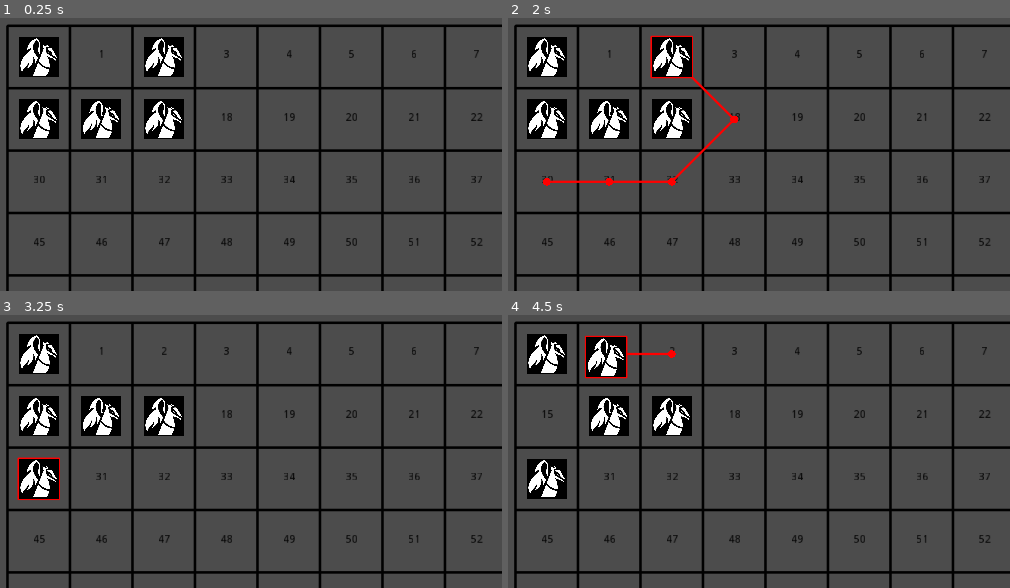
Above: before the commit, frames 1-4 (two rows, left to right).
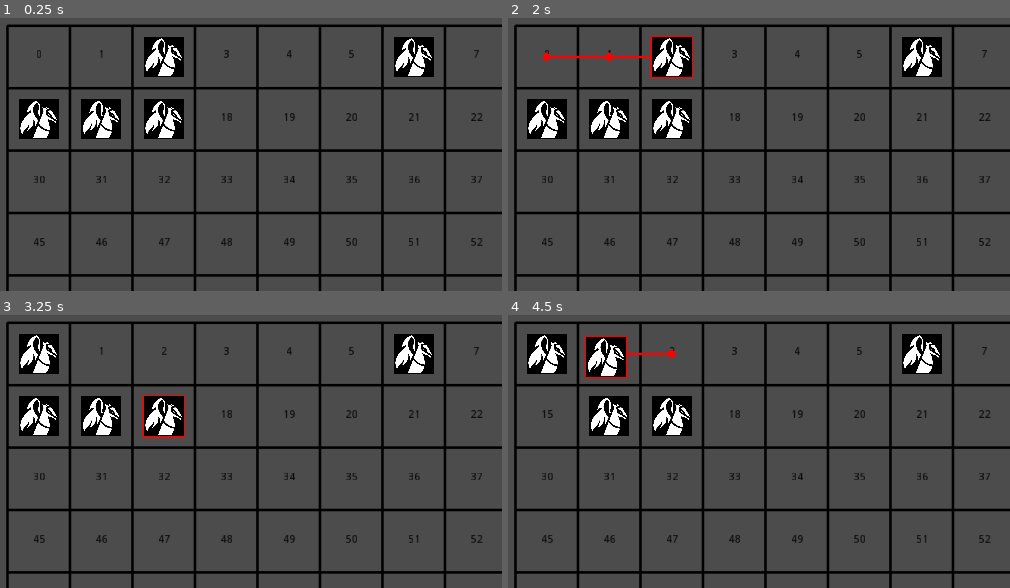
Above: after the commit, the same moments.

Repository: Loregret/godot-turn-based-template
Game: Godot game, scene res://objects/battle/Battle.tscn
Two runs of this game, one before a commit and one after it. Both use one fixed random seed, a clock stepped at 60 frames per second and the inputs below.
Inputs (mouse positions are in pixels of both pictures, inside the frame that each line leads up to):
- Up to frame 1 (0.25 s): no input
- Up to frame 2 (2 s): tap Enter at 0.5 s; drag from (548, 56) to (673, 119) at 0.52 s; tap Space at 1.25 s; drag from (673, 56) to (548, 119) at 1.27 s
- Up to frame 3 (3.25 s): move the mouse to (100, 416) at 2.02 s; hold Right (ui_right) 2.03-2.75 s; click (100, 416) at 2.1 s; drag from (165, 416) to (outside the picture) at 2.77 s
- Up to frame 4 (4.5 s): tap Enter at 3.5 s; drag from (548, 416) to (648, 353) at 3.52 s; drag from (outside the picture) to (608, 416) at 4.27 s

The runs differ from the first frame. In frame 1, 2.3% of the frame differs, in the area x 3-87%, y 6-22%; in frame 2, 3.1%, in the area x 3-87%, y 6-62%; in frame 3, 2.7%; in frame 4, 2.3%.

Commit message:
units with -1 index now place themself to position on grid at start

Diff:
--- a/objects/battle/Battle.tscn
+++ b/objects/battle/Battle.tscn
@@ -40,29 +40,29 @@
 }
 
 [node name="Unit" parent="Grid/Units" instance=ExtResource( 5 )]
-position = Vector2( 40, 40 )
+position = Vector2( 520, 40 )
 grid_path = NodePath("../..")
-index_on_grid = 0
+index_on_grid = -1
 
 [node name="Unit2" parent="Grid/Units" instance=ExtResource( 5 )]
 position = Vector2( 200, 40 )
 grid_path = NodePath("../..")
-index_on_grid = 2
+index_on_grid = -1
 
 [node name="Unit3" parent="Grid/Units" instance=ExtResource( 5 )]
-position = Vector2( 120, 116 )
+position = Vector2( 120, 120 )
 grid_path = NodePath("../..")
-index_on_grid = 16
+index_on_grid = -1
 
 [node name="Unit5" parent="Grid/Units" instance=ExtResource( 5 )]
-position = Vector2( 186, 121 )
+position = Vector2( 200, 120 )
 grid_path = NodePath("../..")
-index_on_grid = 17
+index_on_grid = -1
 
 [node name="Unit4" parent="Grid/Units" instance=ExtResource( 5 )]
-position = Vector2( 43, 119 )
+position = Vector2( 40, 120 )
 grid_path = NodePath("../..")
-index_on_grid = 15
+index_on_grid = -1
 
 [node name="Pathfinding" type="Node" parent="Grid"]
 script = ExtResource( 4 )
--- a/objects/battle/grid.gd
+++ b/objects/battle/grid.gd
@@ -94,4 +94,4 @@
 func _on_unit_clicked(unit_ref):
 	if selected_unit == null or !selected_unit.is_moving:
 		selected_unit = unit_ref
-		print(unit_ref, " - selected")
+		print(unit_ref, " - selected on ", unit_ref.index_on_grid)
--- a/objects/battle/unit.gd
+++ b/objects/battle/unit.gd
@@ -18,10 +18,14 @@
 
 
 func _ready():
-	position = Vector2.ZERO
 	grid = get_node(grid_path)
 	yield(get_tree().create_timer(0.01), "timeout")
-	move_to_index(index_on_grid, false)
+	if grid.pathfinding != null:
+		if self.index_on_grid == -1:
+			self.index_on_grid = grid.pathfinding.astar.get_closest_point(self.position)
+			print(index_on_grid)
+		else: position = Vector2.ZERO
+		move_to_index(index_on_grid, false)
 
 
 func is_within_bounds(pos:Vector2) -> bool:
